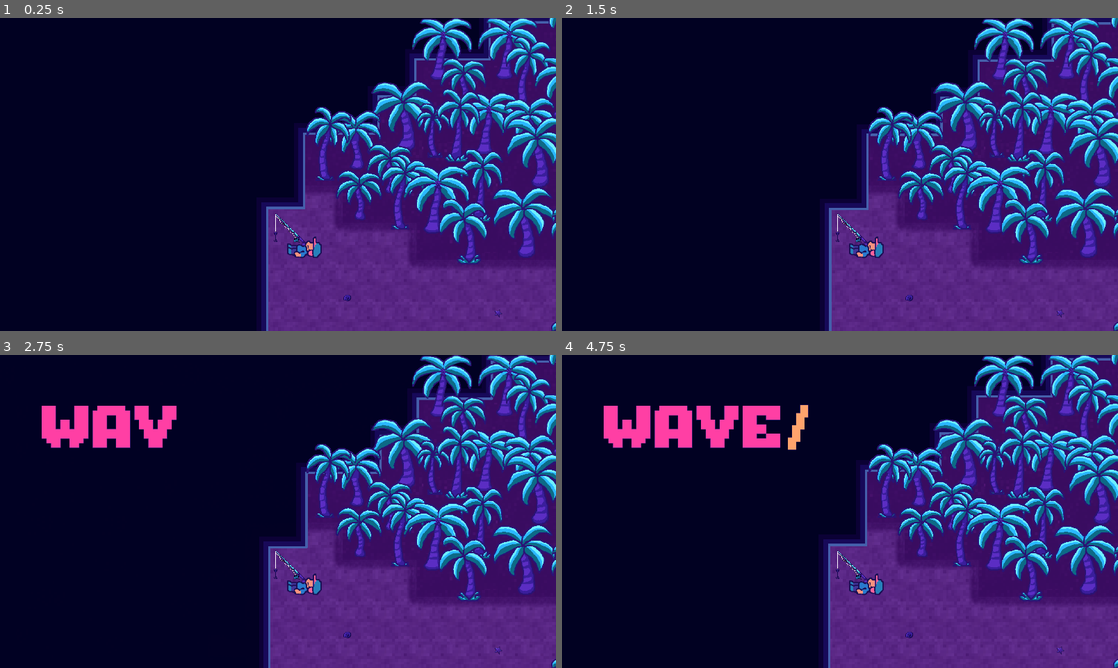
Above: before the commit, frames 1-4 (two rows, left to right).
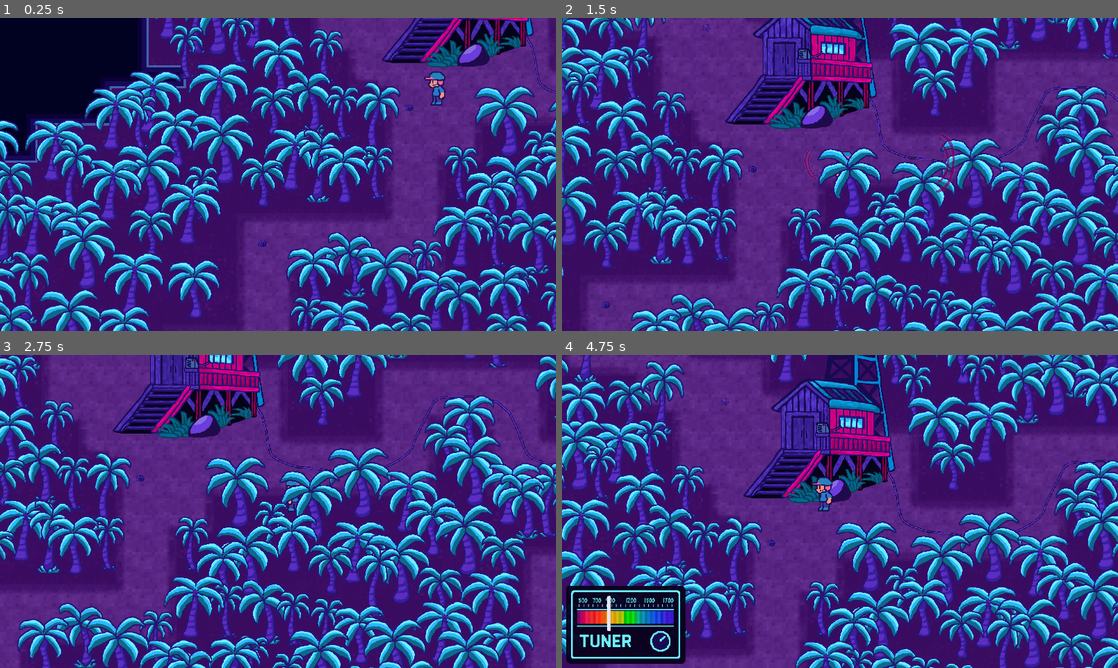
Above: after the commit, the same moments.

Repository: dougwhite/wave-length
Game: Godot game, scene res://scenes/game.tscn
Same seed, same stepped clock (60 frames per second), same inputs: the game is played once before the commit and once after it.
Inputs (mouse positions are in pixels of both pictures, inside the frame that each line leads up to):
- Up to frame 1 (0.25 s): no input
- Up to frame 2 (1.5 s): tap Enter (ui_accept) at 0.5, 0.77 s; move the mouse to (962, 158) at 0.52 s; hold Right (move_right) 0.53-1.28 s; hold Shift (fine_tune) 0.53-1.28 s; click (962, 158) at 0.67 s; move the mouse to (728, 190) at 1.27 s; hold S (move_down) from 1.28 s (still down); click (728, 190) at 1.35 s
- Up to frame 3 (2.75 s): tap Enter (ui_accept) at 1.52 s; move the mouse to (333, 442) at 2.02 s; release S (move_down) at 2.03 s; hold Right (move_right) from 2.03 s (still down); hold E (interact) from 2.03 s (still down)
- Up to frame 4 (4.75 s): move the mouse to (812, 574) at 2.77 s; release Right (move_right) at 2.78 s; release E (interact) at 2.78 s; hold Up (move_up) 2.78-3.53 s; tap 1 (tune_1) at 2.85 s; click (812, 574) at 2.92 s; tap Enter (ui_accept) at 3.02, 3.77, 4.52 s; move the mouse to (1006, 558) at 3.52 s; hold 2 (tune_2) 3.53-4.28 s; hold Left (move_left) from 3.53 s (still down); move the mouse to (673, 464) at 4.27 s; tap 3 (tune_3) at 4.35 s

The runs differ from the first frame. In frame 1, 82% of the frame differs, in the area x 0-100%, y 0-100%; in frame 2, 92%; in frame 3, 91%; in frame 4, 88%.

Commit message:
Tidied up narrative manager exports / onreadys and added stage "explosion get ready!"

Diff:
--- a/scenes/game.tscn
+++ b/scenes/game.tscn
@@ -32,6 +32,8 @@
 [ext_resource type="PackedScene" uid="uid://dn024kiw0kc6v" path="res://scenes/objects/radio.tscn" id="26_bhx41"]
 [ext_resource type="Script" uid="uid://lr7y35dk5eok" path="res://scripts/game_manager.gd" id="29_suyxu"]
 [ext_resource type="PackedScene" uid="uid://d3dafxmgfqlcs" path="res://scenes/projectiles/wave.tscn" id="30_sgl2t"]
+[ext_resource type="AudioStream" uid="uid://dvdsqsgnk1ogn" path="res://music/officialzeeey.itch.io/TheEnigmaFinished.mp3" id="31_twgab"]
+[ext_resource type="AudioStream" uid="uid://bye11noya4ud4" path="res://music/kronbits.itch.io/Retro Explosion Long 02.wav" id="32_gxtfn"]
 [ext_resource type="AudioStream" uid="uid://bmjmqojtni8cy" path="res://music/kronbits.itch.io/Retro Swooosh 16.wav" id="33_v2yb1"]
 [ext_resource type="PackedScene" uid="uid://ck53ghi561hyq" path="res://scenes/tunables/seagull.tscn" id="34_js0lu"]
 
@@ -2220,6 +2222,7 @@
 [node name="Audio" type="Node" parent="."]
 
 [node name="Background Music" type="AudioStreamPlayer" parent="Audio"]
+unique_name_in_owner = true
 stream = ExtResource("13_kvuet")
 autoplay = true
 bus = &"Background Music"
@@ -2251,6 +2254,9 @@
 
 [node name="NarrativeManager" type="Node" parent="."]
 script = ExtResource("22_37s47")
+start_stage = 7
+opening_music = ExtResource("13_kvuet")
+battle_music = ExtResource("31_twgab")
 
 [node name="Locations" type="Node2D" parent="NarrativeManager"]
 metadata/_edit_group_ = true
@@ -2269,6 +2275,12 @@
 
 [node name="RadioHutZoom" type="Node2D" parent="NarrativeManager/Locations"]
 position = Vector2(2413, -1198)
+
+[node name="SFX" type="Node" parent="NarrativeManager"]
+
+[node name="ExplosionSound" type="AudioStreamPlayer" parent="NarrativeManager/SFX"]
+stream = ExtResource("32_gxtfn")
+bus = &"SFX"
 
 [node name="GameManager" type="Node" parent="."]
 unique_name_in_owner = true
--- a/scripts/narrative/narrative_manager.gd
+++ b/scripts/narrative/narrative_manager.gd
@@ -1,15 +1,31 @@
 extends Node
 
+# Game functionality
 @onready var player = $"../Objects/Player"
 @onready var camera_2d = $"../Objects/Player/Camera2D"
-@onready var title = $"../Title"
+@onready var locations = $Locations
+
+# UI
 @onready var dialog_box = $"../CanvasLayer/DialogBox"
 @onready var objectives = $"../CanvasLayer/Objectives"
 @onready var arrow = $"../Objects/Player/Arrow"
-@onready var locations = $Locations
+@onready var title = $"../Title"
+
+# Objects / Interactables / Tunables
 @onready var radio = $"../Objects/Radio"
 @onready var radio_tower = $"../Objects/RadioTower"
 @onready var seagull = $"../Objects/Seagull"
+
+# Which stage the player starts on
+@export var start_stage = Stage.OPENING_TITLE
+
+# Music
+@onready var music = %"Background Music"
+@export var opening_music: AudioStream
+@export var battle_music: AudioStream
+
+# Sound fx
+@onready var explosion_sound = $SFX/ExplosionSound
 
 # Enum stages of the game
 enum Stage {
@@ -20,8 +36,10 @@
 	USE_RADIO,
 	BOOST_TOWER,
 	SEAGULLS,
+	EXPLOSION_GET_READY
 }
-@export var start_stage = Stage.OPENING_TITLE
+
+# Current stage we are up to
 var current_stage: int
 
 # Narrative actors
@@ -61,6 +79,8 @@
 			await _stage_boost_tower()
 		Stage.SEAGULLS:
 			await _stage_seaguls()
+		Stage.EXPLOSION_GET_READY:
+			await _stage_explosion_get_ready()
 
 # Ensures unlocked features are available when jumping to a later scene
 func feature_gate() -> void:
@@ -68,6 +88,12 @@
 		player.feature_tuning = true
 		player.feature_firing = true
 
+# Plays a music track if it isn't already playing
+func set_music(track: AudioStream) -> void:
+	# Change the music
+	if music.stream != track:
+		music.stream = track
+		music.play()
 
 func dialog(messages: Array[DialogueMessage]):
 	# Whenever there is dialogue we need to freeze the player
@@ -319,3 +345,24 @@
 		"[Completes tutorial!]"
 	]))
 	arrow.objective = radio_tower
+
+	# Wait for them to shoot the tower and start the game
+	await radio_tower.tower_hit
+
+	# Clear the objectives
+	objectives.complete_objective()
+	arrow.objective = null
+
+	# Start the real game! Wave 1 coming up!
+	current_stage = Stage.EXPLOSION_GET_READY
+	start_story()
+
+func _stage_explosion_get_ready():
+	# If we are in debug, start next to the radio tower
+	teleport(zone("RadioHutZone"))
+
+	# Play an explosion sound
+	explosion_sound.play()
+
+	# Change the music to something more dramatic
+	set_music(battle_music)
Not shown, added: music/kronbits.itch.io/Retro Explosion Long 02.wav.import
Not shown: 1 places in scenes/game.tscn that only renumber resources
Not shown, added: music/kronbits.itch.io/Retro Explosion Long 02.wav
